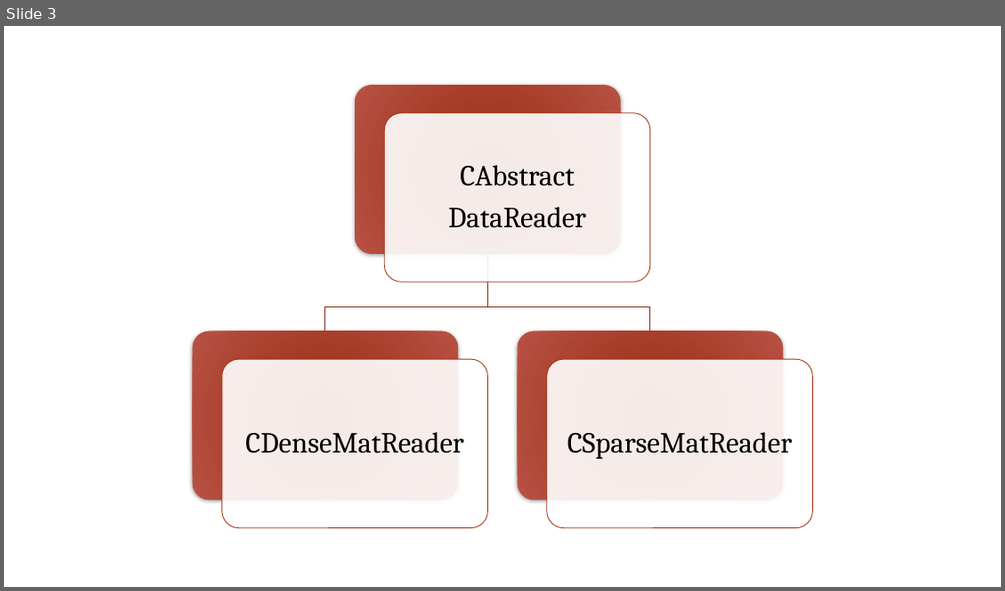
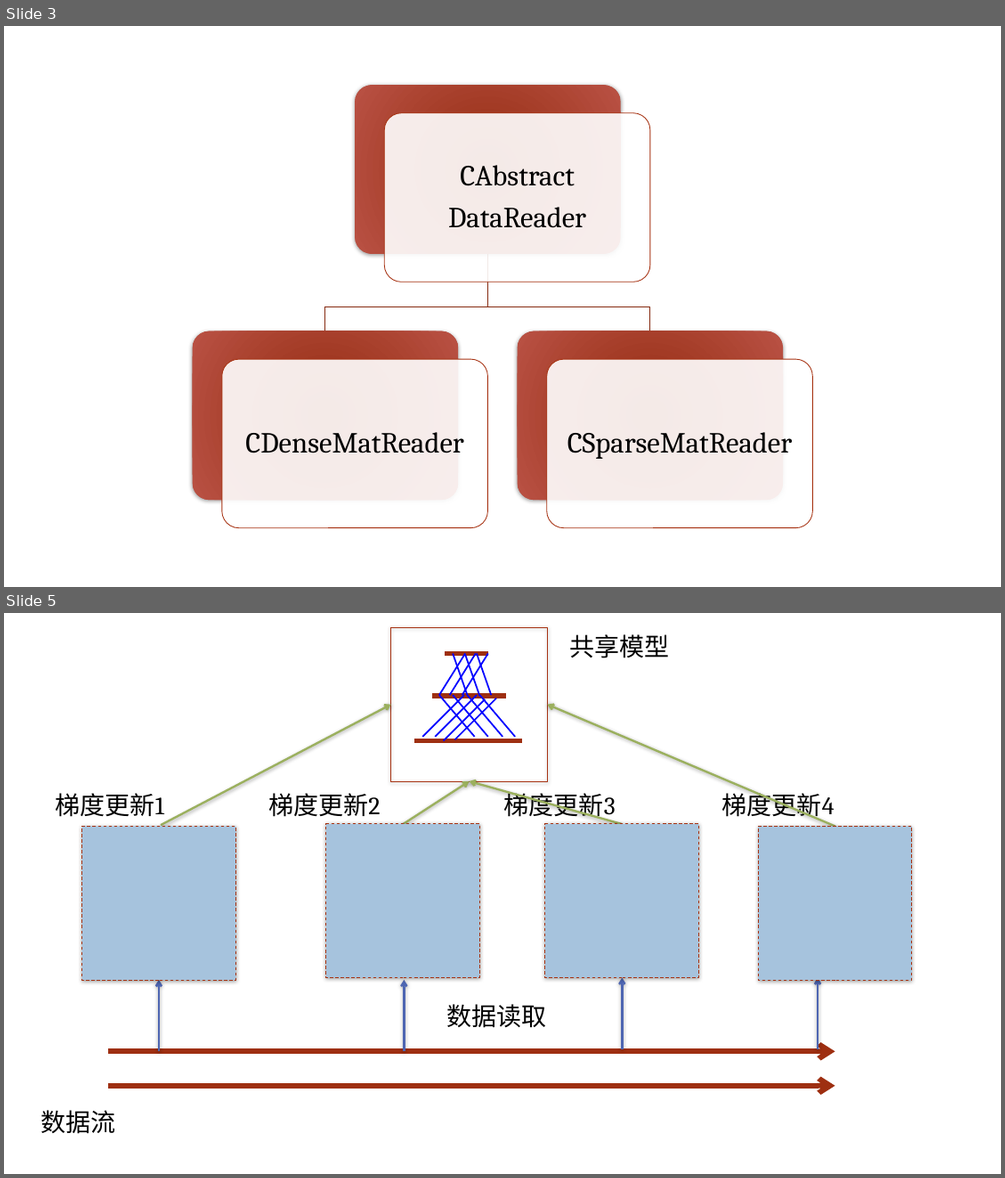
Before and after one commit to Hanjun-Dai/IECABrainDoc, a slide deck: Hanjun/Pictures.pptx. Shown one above the other, each under a label of ours: slide 3 before the commit, slides 3 and 5 after it; the slides between them are not shown. The pictures are 1005x591 and 1005x1178 pixels, drawn with LibreOffice and Linux fonts; fonts in the diff are those of the drawing; background and template pictures are left out. Boxes give left, top, right and bottom in pixels: in the first picture for what was removed or moved away, otherwise in the second. Text is boxed around its words. In the diff, an @@ line names an element or a change of style, - is before the commit and + after.

```diff
--- a/Hanjun/Pictures.pptx
+++ b/Hanjun/Pictures.pptx
@@ slide 5 added at (x1=4, y1=613, x2=1001, y2=1174), background picture (left out) @@
@@ text added at (x1=569, y1=634, x2=669, y2=658), 24 pt, text #000000 @@
+共享模型
@@ group added at (x1=390, y1=628, x2=547, y2=781): 17 lines, 1 rectangle @@
@@ arrow added from (161, 825) to (390, 705), #9BB05E 2 pt @@
@@ arrow added from (834, 826) to (547, 705), #9BB05E 2 pt @@
@@ text added at (x1=56, y1=793, x2=164, y2=817), 24 pt, text #000000 @@
+梯度更新1
@@ text added at (x1=268, y1=793, x2=380, y2=817), 24 pt, text #000000 @@
+梯度更新2
@@ arrow added from (402, 825) to (469, 781), #9BB05E 2 pt @@
@@ arrow added from (622, 824) to (469, 781), #9BB05E 2 pt @@
@@ text added at (x1=504, y1=790, x2=615, y2=821), 24 pt, text #000000 @@
+梯度更新3
@@ text added at (x1=722, y1=789, x2=834, y2=821), 24 pt, text #000000 @@
+梯度更新4
@@ rectangle added at (x1=81, y1=826, x2=235, y2=981), fill #A6C3DD, outline #A63212 0.75 pt dashed @@
@@ rectangle added at (x1=326, y1=824, x2=480, y2=978), fill #A6C3DD, outline #A63212 0.75 pt dashed @@
@@ rectangle added at (x1=544, y1=824, x2=699, y2=978), fill #A6C3DD, outline #A63212 0.75 pt dashed @@
@@ rectangle added at (x1=758, y1=826, x2=912, y2=981), fill #A6C3DD, outline #A63212 0.75 pt dashed @@
@@ arrow added from (159, 1051) to (159, 980), #4E66B2 2 pt @@
@@ arrow added from (404, 1051) to (404, 980), #4E66B2 2 pt @@
@@ arrow added from (622, 1049) to (622, 978), #4E66B2 2 pt @@
@@ arrow added from (817, 1049) to (817, 978), #4E66B2 2 pt @@
@@ text added at (x1=446, y1=1004, x2=546, y2=1028), 24 pt, text #000000 @@
+数据读取
@@ arrow added from (108, 1051) to (834, 1051), #9F3011 5 pt @@
@@ arrow added from (108, 1086) to (834, 1086), #9F3011 5 pt @@
@@ text added at (x1=40, y1=1110, x2=115, y2=1134), 24 pt, text #000000 @@
+数据流
```
Also in this commit, not shown: 2 other slides added, 1 other file.
